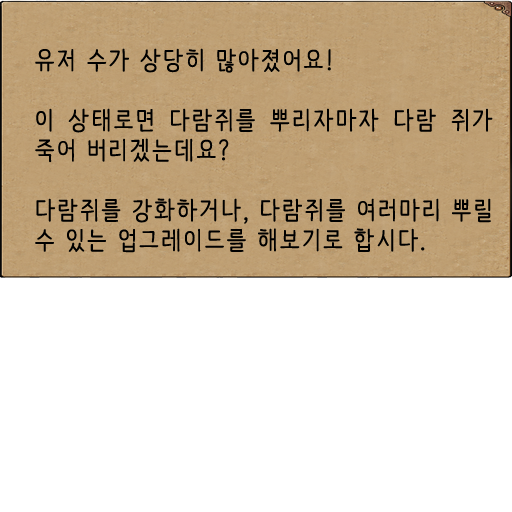
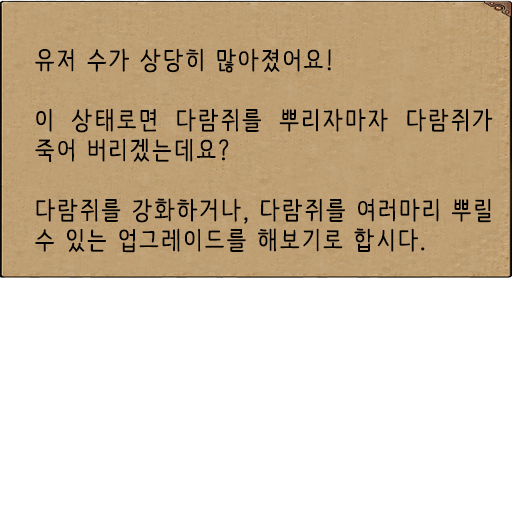
Two versions of the same layered image (w=512, h=512). Layer-by-layer changes:
renamed "유저 수가 상당히 많아졌어요! 이 상태로면 다람쥐를 뿌리자마자 다람 쥐가 죽어 버리겠는데요? 다람쥐를 강화하거" to "유저 수가 상당히 많아졌어요! 이 상태로면 다람쥐를 뿌리자마자 다람쥐가 죽어 버리겠는데요? 다람쥐를 강화하거나", painted on it over 35, 48, 493, 253
